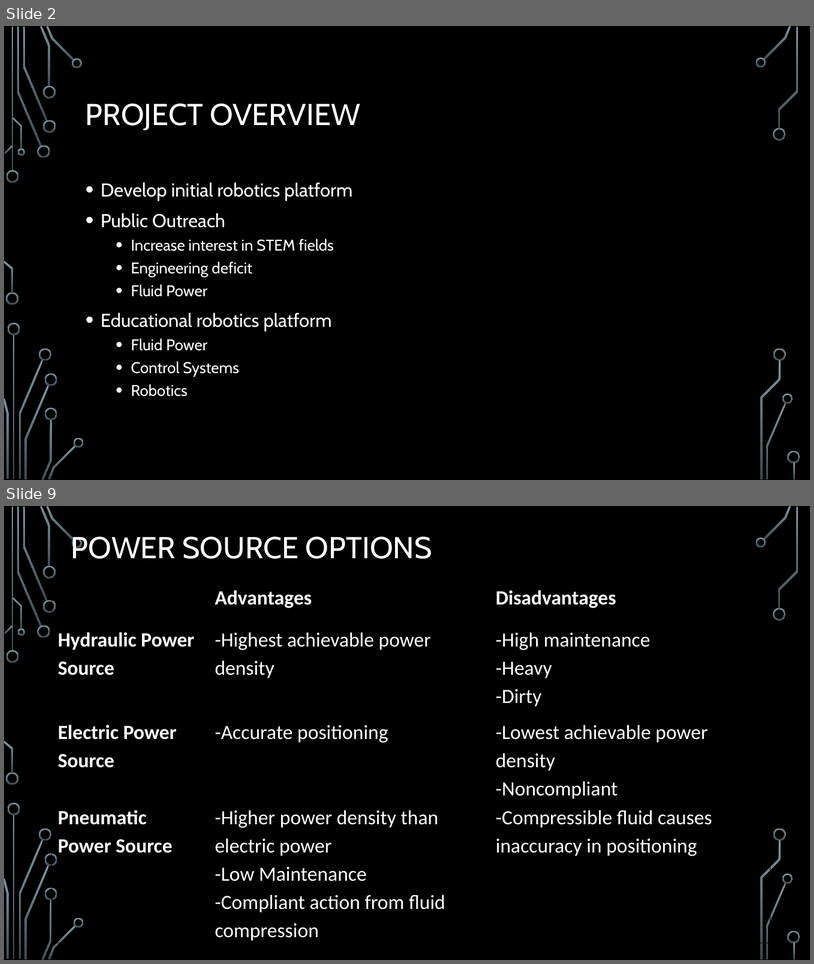
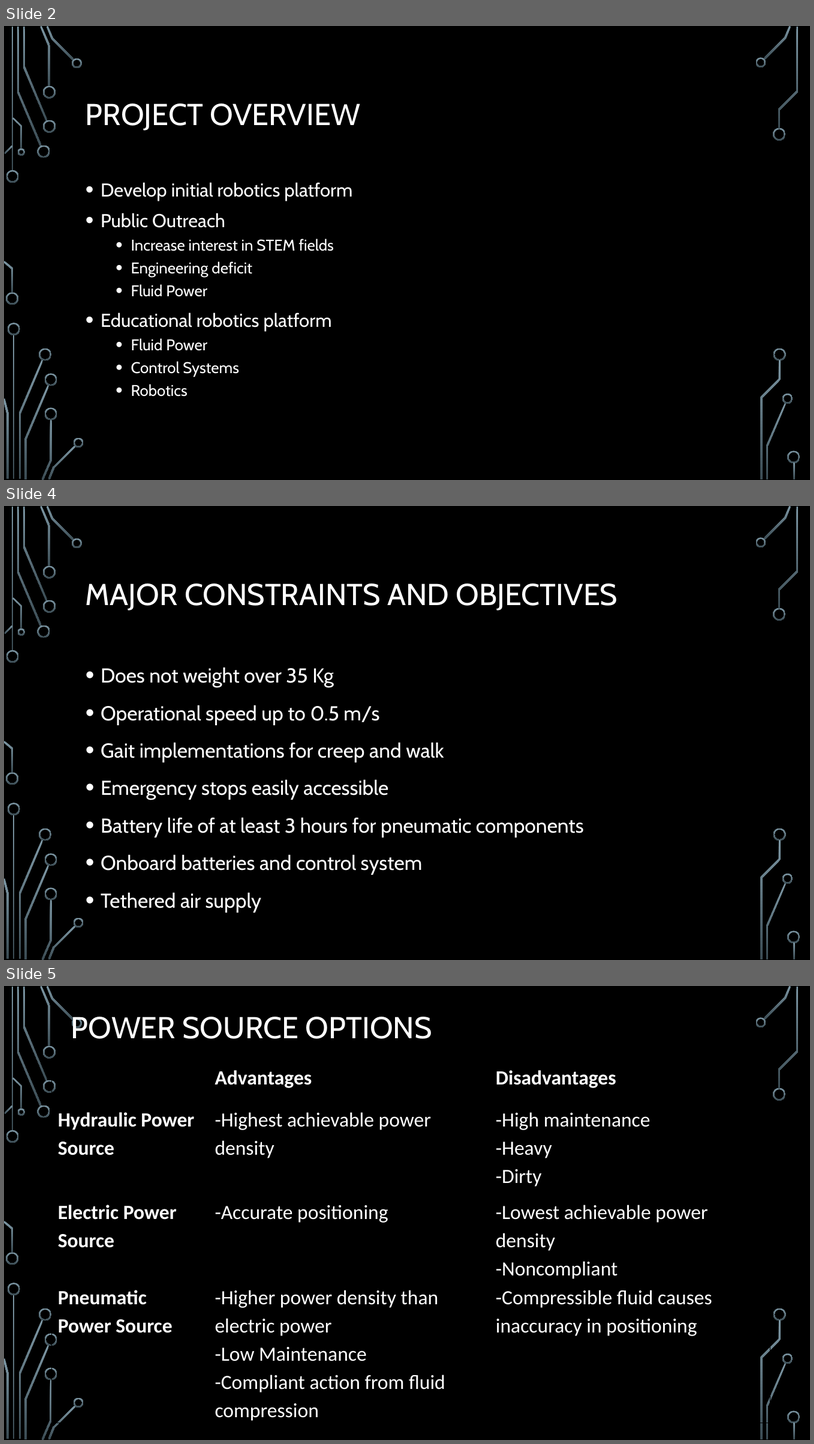
Before and after one commit to Logiant/AgileRoboticControls, a slide deck: Documentation/Presentation/Design Powerpoint.pptx. Shown one above the other, each under a label of ours: slides 2 and 9 before the commit, slides 2, 4 and 5 after it; the slides between them are not shown. The pictures are 814x964 and 814x1444 pixels, drawn with LibreOffice and Linux fonts; fonts in the diff are those of the drawing; background and template pictures are left out. Boxes give left, top, right and bottom in pixels: in the first picture for what was removed or moved away, otherwise in the second. Text is boxed around its words. In the diff, an @@ line names an element or a change of style, - is before the commit and + after.

```diff
--- a/Documentation/Presentation/Design Powerpoint.pptx
+++ b/Documentation/Presentation/Design Powerpoint.pptx
@@ slide 4 added at (4,506,810,960), background picture (left out); not listed: 36 template elements that a slide beside it also shows @@
@@ title added at (86,583,618,610), 36 pt, text #FFFFFF @@
+MAJOR CONSTRAINTS AND OBJECTIVES
@@ text added at (101,667,584,912), 24 pt, text #FFFFFF @@
+• Does not weight over 35 Kg
+• Operational speed up to 0.5 m/s
+• Gait implementations for creep and walk
+• Emergency stops easily accessible
+• Battery life of at least 3 hours for pneumatic components
+• Onboard batteries and control system
+• Tethered air supply
@@ what was slide 9 is now slide 5 @@
```
Also in this commit, not shown: 5 slides changed.
